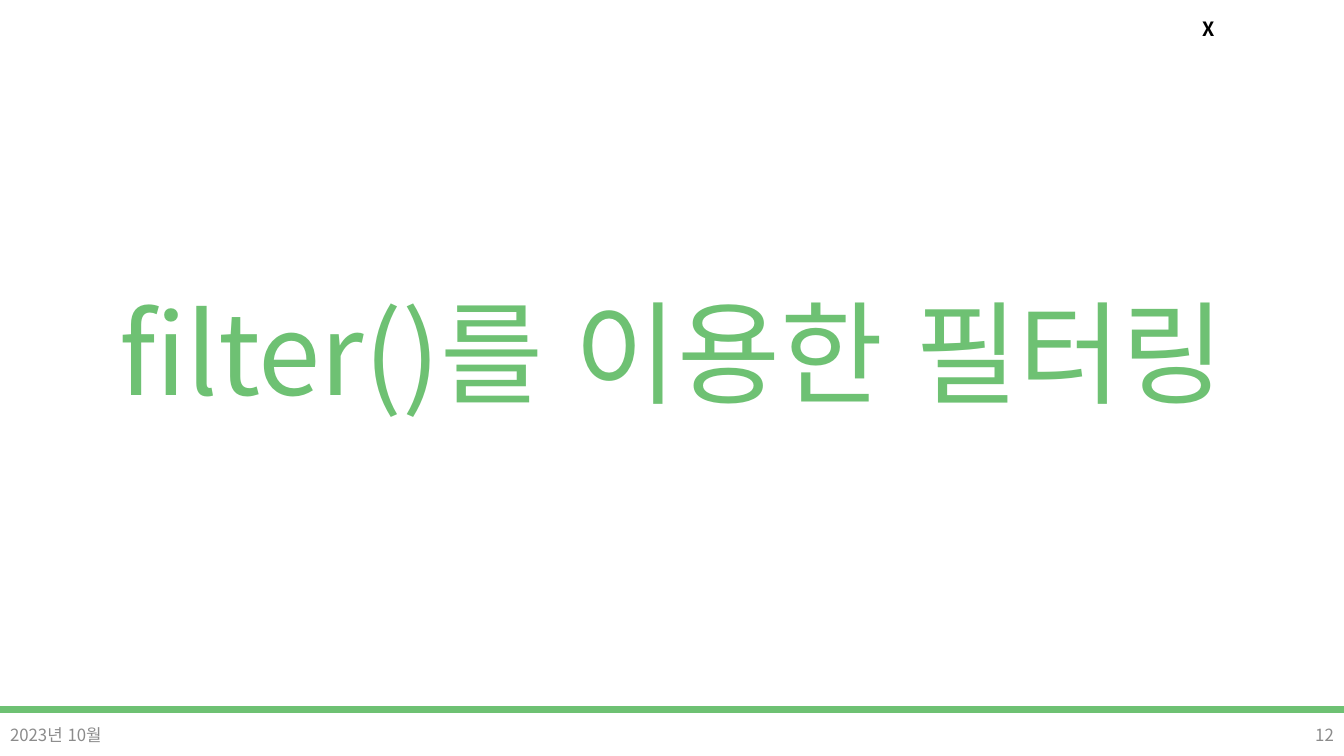
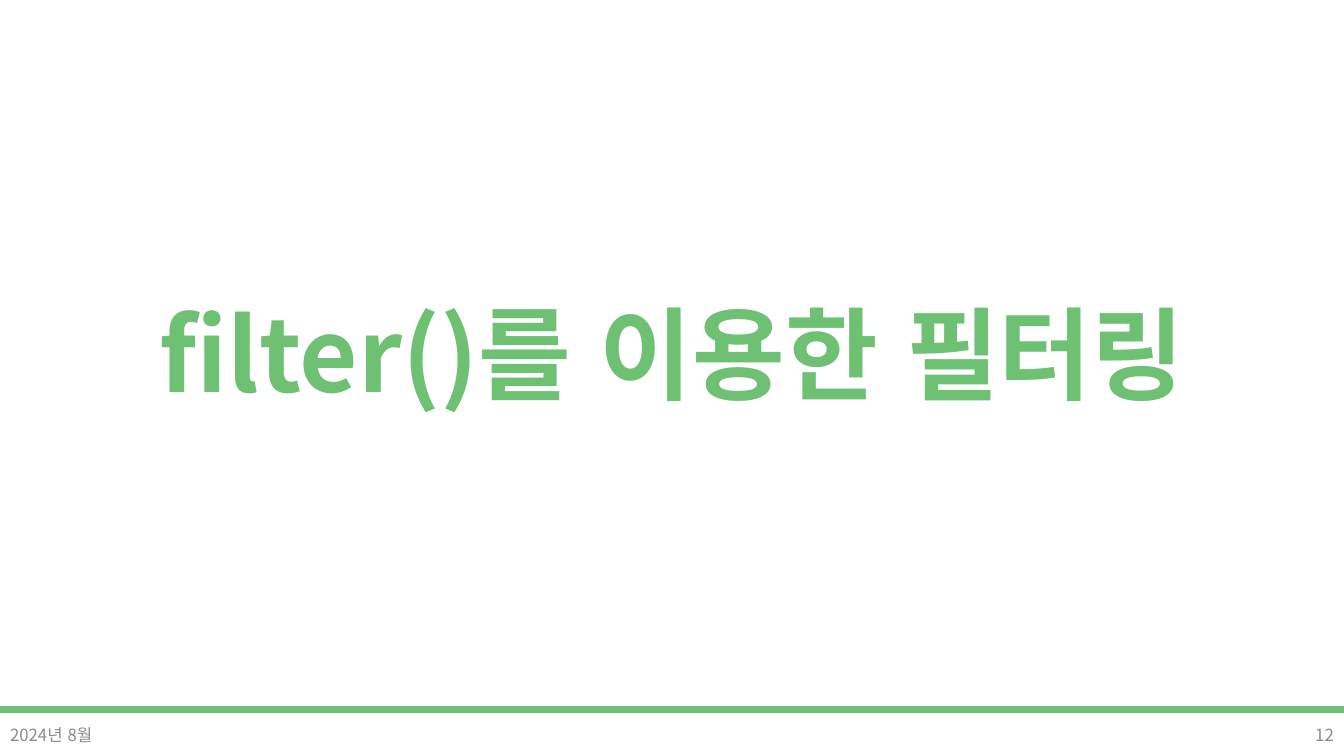
Before and after one commit to DevDamon0527/SeSAC_Yeongdeungpo_Campus_6th, a slide deck: slide 12 of material/[SeSAC_YDP_6] 26_React_map_filter.pptx. Drawn at 1344x756 pixels with LibreOffice and Linux fonts; fonts in the diff are those of the drawing; background and template pictures are left out. Boxes give left, top, right and bottom in pixels: in the first picture for what was removed or moved away, otherwise in the second. Text is boxed around its words. In the diff, an @@ line names an element or a change of style, - is before the commit and + after.

```diff
--- a/material/[SeSAC_YDP_6] 26_React_map_filter.pptx
+++ b/material/[SeSAC_YDP_6] 26_React_map_filter.pptx
@@ text removed at (1202,21,1214,36) @@
-X
@@ title "filter()를 이용한 필터링" at (160,307,1184,412): size 80 to 72 pt, bold on @@
@@ text at (10,727,93,742): text changed @@
-2023년 10월
+2024년 8월
```
Also in this commit, not shown: 16 other slides changed, 1 slide added, 3 slides removed, 4 other files.
